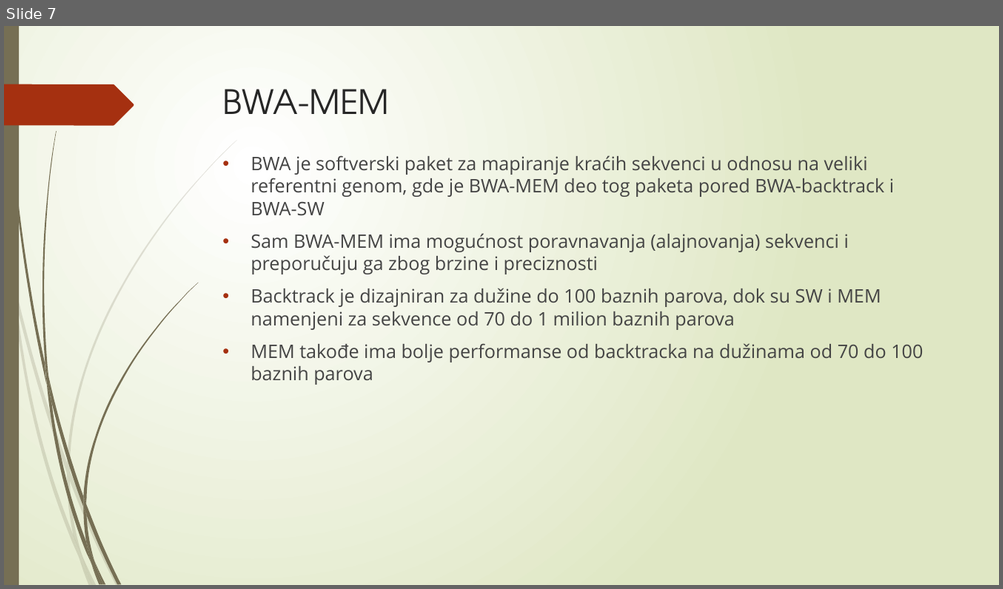
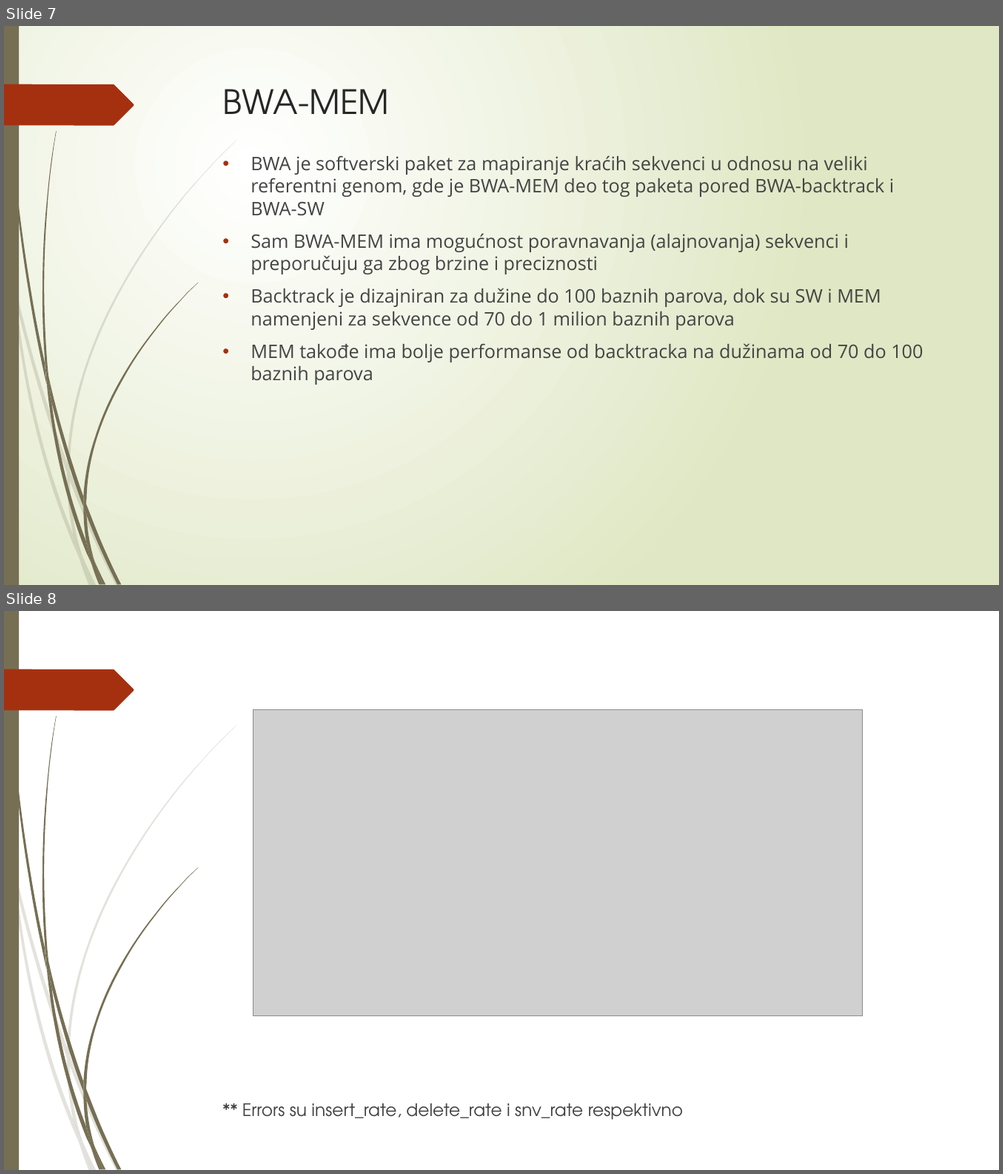
Before and after one commit to Fenrir996/IluminaPairEndReadSimulator, a slide deck: IluminaPairEndReadSimulator presentation.pptx. Shown one above the other, each under a label of ours: slide 7 before the commit, slides 7 and 8 after it. The pictures are 1003x589 and 1003x1174 pixels, drawn with LibreOffice and Linux fonts; fonts in the diff are those of the drawing; grey boxes stand for pictures. Boxes give left, top, right and bottom in pixels: in the first picture for what was removed or moved away, otherwise in the second. Text is boxed around its words. In the diff, an @@ line names an element or a change of style, - is before the commit and + after.

```diff
--- a/IluminaPairEndReadSimulator presentation.pptx
+++ b/IluminaPairEndReadSimulator presentation.pptx
@@ slide 8 added at <box>4,611,999,1170</box>, background #FFFFFF; not listed: 24 template elements that a slide beside it also shows @@
@@ picture added at <box>253,709,862,1015</box> @@
@@ text added at <box>242,1104,683,1120</box>, 16.6 pt, text #404040 @@
+** Errors su insert_rate, delete_rate i snv_rate respektivno
```
Also in this commit, not shown: 1 slide changed, 5 other slides added, 5 slides removed.
